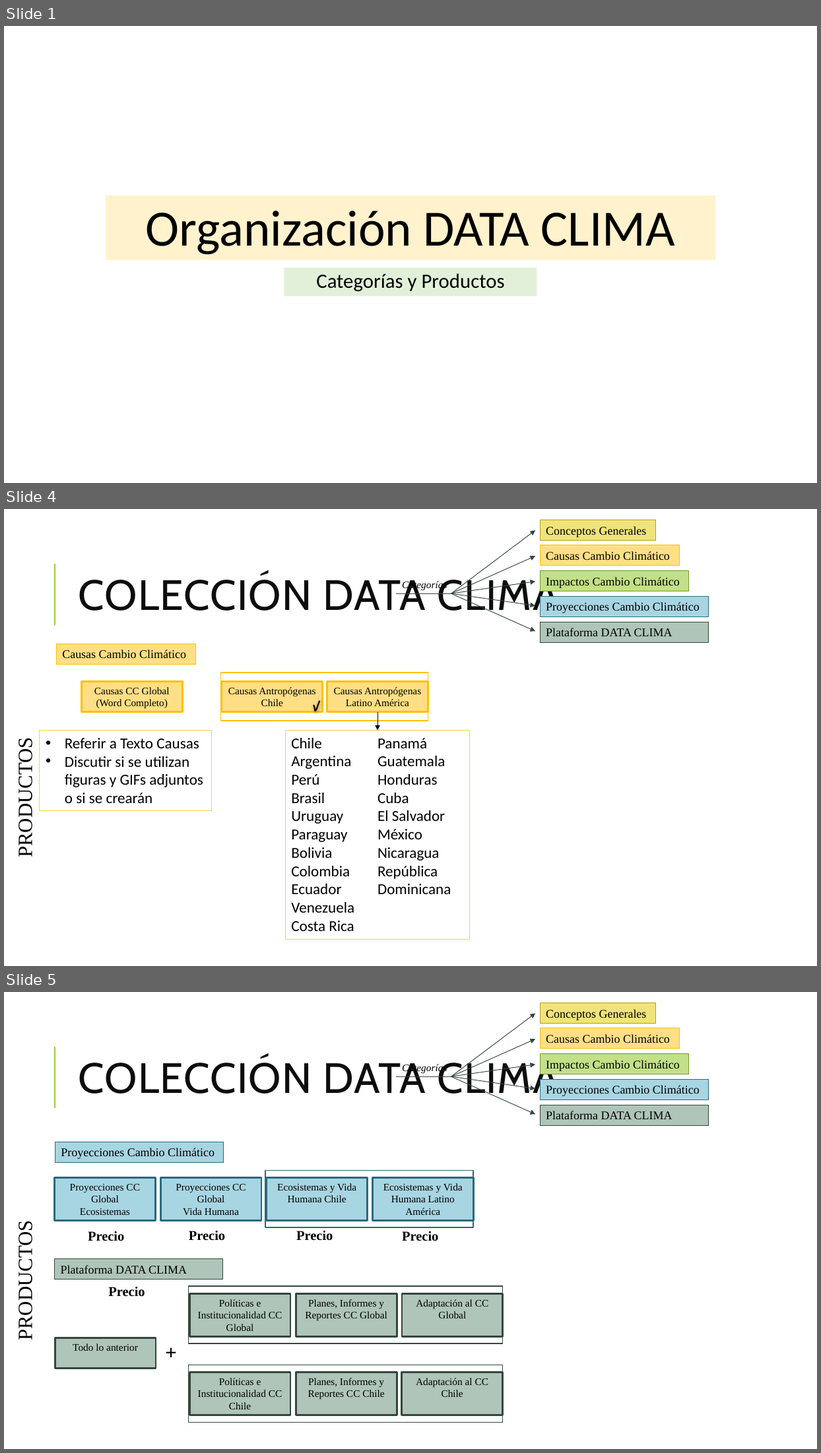
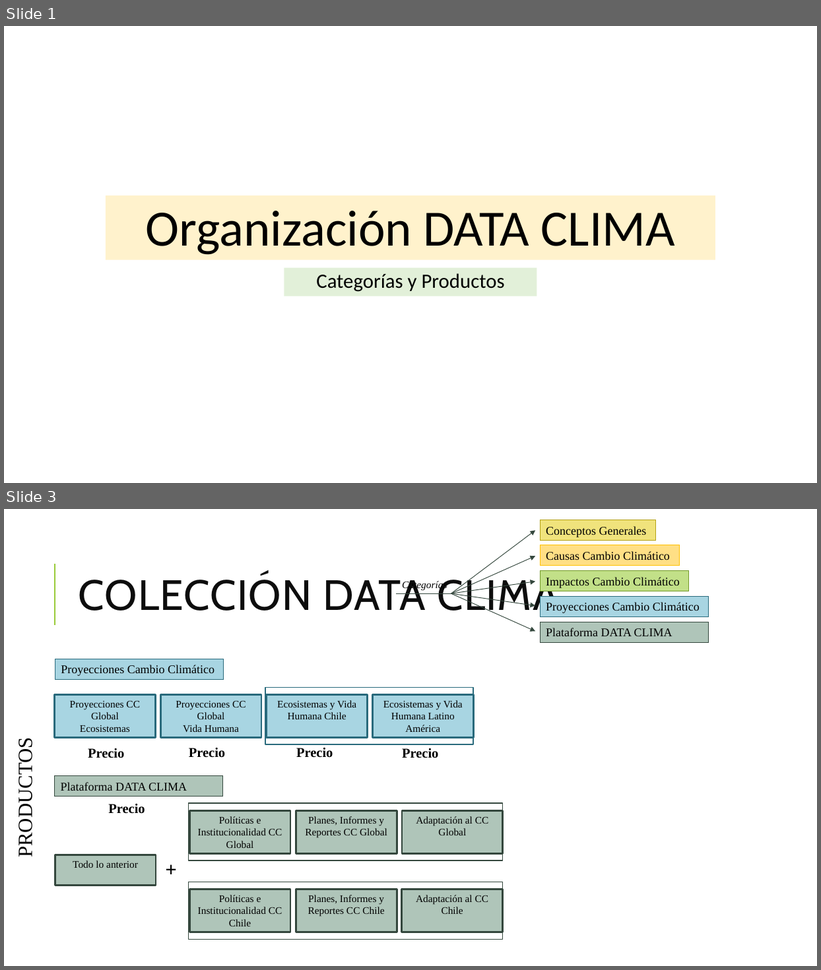
Before and after one commit to Sud-Austral/DATA-ICC, a slide deck: Organización DATA CLIMA.pptx. Shown one above the other, each under a label of ours: slides 1, 4 and 5 before the commit, slides 1 and 3 after it; the slides between them are not shown. The pictures are 821x1453 and 821x970 pixels, drawn with LibreOffice and Linux fonts; fonts in the diff are those of the drawing. Boxes give left, top, right and bottom in pixels: in the first picture for what was removed or moved away, otherwise in the second. Text is boxed around its words. In the diff, an @@ line names an element or a change of style, - is before the commit and + after.

```diff
--- a/Organización DATA CLIMA.pptx
+++ b/Organización DATA CLIMA.pptx
@@ slide 4 removed at bbox=[4, 509, 817, 966], background #FFFFFF; not listed: 1 template element that a slide beside it also shows @@
@@ rectangle removed at bbox=[540, 520, 655, 541] @@
-Conceptos Generales
@@ arrow removed from (451, 593) to (535, 530) @@
@@ rectangle removed at bbox=[540, 545, 680, 566] @@
-Causas Cambio Climático
@@ arrow removed from (451, 593) to (535, 556) @@
@@ title removed at bbox=[79, 574, 558, 619] @@
-COLECCIÓN DATA CLIMA
@@ text removed at bbox=[402, 580, 447, 590] @@
-Categorías
@@ arrow removed from (451, 593) to (535, 582) @@
@@ rectangle removed at bbox=[540, 570, 690, 591] @@
-Impactos Cambio Climático
@@ line removed from (396, 593) to (451, 593) @@
@@ arrow removed from (451, 593) to (535, 606) @@
@@ arrow removed from (451, 593) to (535, 632) @@
@@ rectangle removed at bbox=[540, 596, 708, 617] @@
-Proyecciones Cambio Climático
@@ rectangle removed at bbox=[540, 622, 708, 642] @@
-Plataforma DATA CLIMA
@@ rectangle removed at bbox=[56, 644, 196, 665] @@
-Causas Cambio Climático
@@ rectangle removed at bbox=[81, 682, 182, 712] @@
-Causas CC Global
-(Word Completo)
@@ rectangle removed at bbox=[221, 673, 428, 722] @@
@@ rectangle removed at bbox=[222, 682, 322, 712] @@
-Causas Antropógenas Chile
@@ rectangle removed at bbox=[327, 682, 428, 712] @@
-Causas Antropógenas Latino América
@@ freeform shape removed at bbox=[314, 701, 320, 711] @@
@@ arrow removed from (378, 712) to (378, 730) @@
@@ rectangle removed at bbox=[40, 731, 212, 811] @@
-• Referir a Texto Causas
-• Discutir si se utilizan figuras y GIFs adjuntos o si se crearán
@@ rectangle removed at bbox=[285, 730, 470, 940] @@
-Chile
-Argentina
-Perú
-Brasil
-Uruguay
-Paraguay
-Bolivia
-Colombia
-Ecuador
-Venezuela
-Costa Rica
-Panamá
-Guatemala
-Honduras
-Cuba
-El Salvador
-México
-Nicaragua
-República Dominicana
@@ text removed at bbox=[14, 749, 36, 854] @@
-PRODUCTOS
@@ what was slide 5 is now slide 3 @@
```
Also in this commit, not shown: 1 slide changed, 1 other slide removed, 3 other files.
